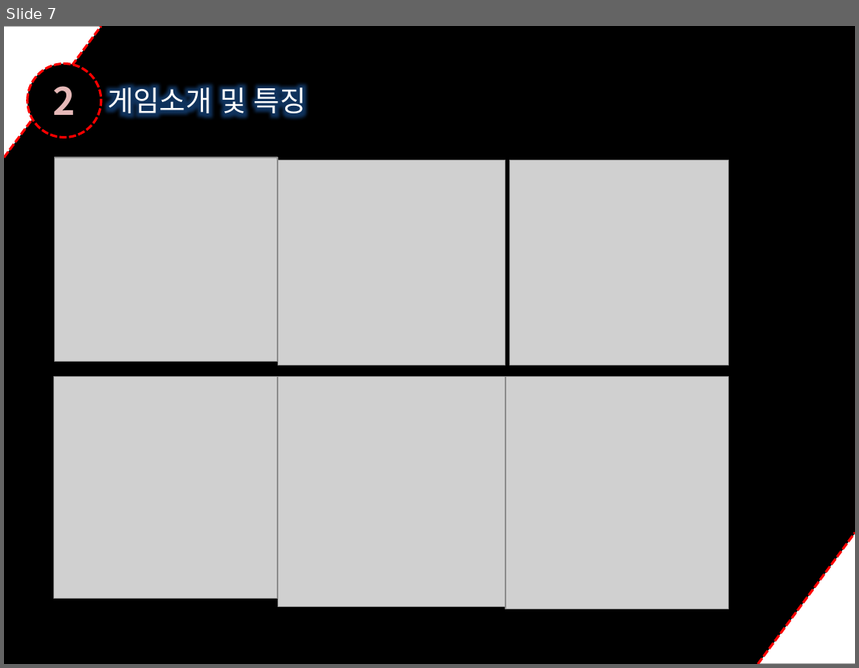
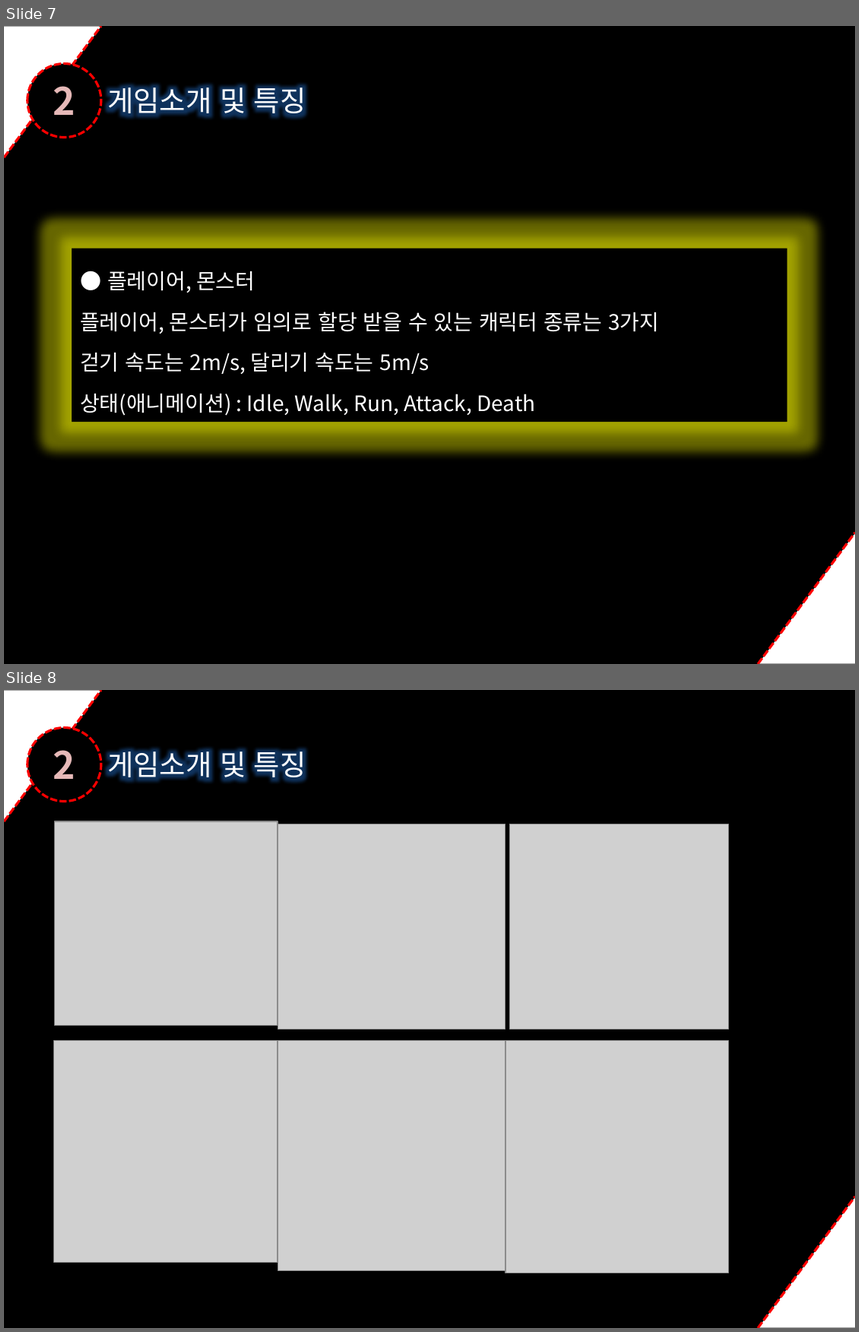
Before and after one commit to dygks910910/Darkness, a slide deck: 졸업작품 제안서(박요한,민두홍,정재훈).pptx. Shown one above the other, each under a label of ours: slide 7 before the commit, slides 7 and 8 after it. The pictures are 859x668 and 859x1332 pixels, drawn with LibreOffice and Linux fonts; fonts in the diff are those of the drawing; grey boxes stand for pictures. Boxes give left, top, right and bottom in pixels: in the first picture for what was removed or moved away, otherwise in the second. Text is boxed around its words. In the diff, an @@ line names an element or a change of style, - is before the commit and + after.

```diff
--- a/졸업작품 제안서(박요한,민두홍,정재훈).pptx
+++ b/졸업작품 제안서(박요한,민두홍,정재훈).pptx
@@ slide 7 added at (x1=4, y1=26, x2=855, y2=664), background #FFFFFF; not listed: 1 template element that a slide beside it also shows @@
@@ triangle added at (x1=4, y1=26, x2=101, y2=157), fill #FFFFFF @@
@@ line added from (4, 158) to (101, 26), #FF0000 2 pt dashed @@
@@ ellipse added at (x1=28, y1=63, x2=102, y2=138), fill #000000, outline #FF0000 2 pt dashed, 32 pt, text #E6B9B8, bold @@
+2
@@ text added at (x1=107, y1=82, x2=306, y2=119), 24 pt, text #FFFFFF @@
+게임소개 및 특징
@@ rectangle added at (x1=72, y1=248, x2=788, y2=422), fill #000000, 18 pt, text #FFFFFF @@
+● 플레이어, 몬스터
+플레이어, 몬스터가 임의로 할당 받을 수 있는 캐릭터 종류는 3가지
+걷기 속도는 2m/s, 달리기 속도는 5m/s
+상태(애니메이션) : Idle, Walk, Run, Attack, Death
@@ triangle added at (x1=758, y1=532, x2=855, y2=664), fill #FFFFFF @@
@@ line added from (758, 664) to (855, 532), #FF0000 2 pt dashed @@
@@ what was slide 7 is now slide 8 @@
```
Also in this commit, not shown: 5 slides changed.
